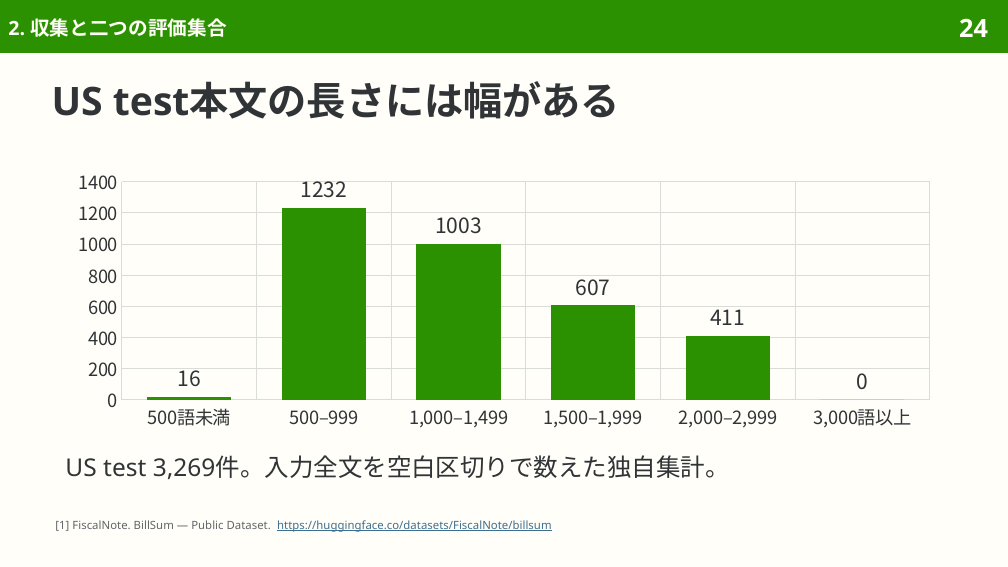
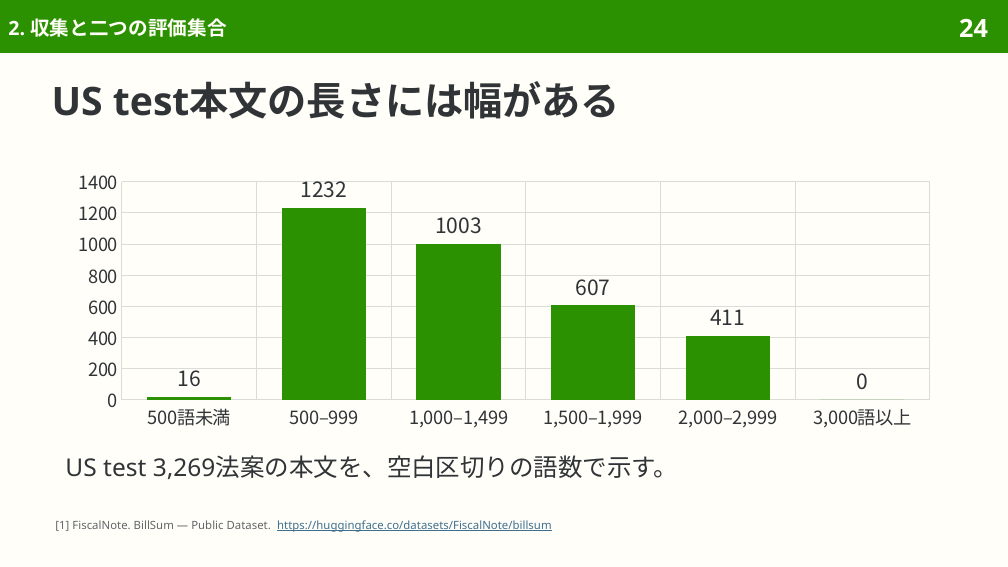
Before and after one commit to sasakiy84/datasets-in-10-minutes, a slide deck: slide 24 of slides/datasets-in-10-minutes-billsum.pptx. Drawn at 1008x567 pixels with LibreOffice and Linux fonts; fonts in the diff are those of the drawing. Boxes give left, top, right and bottom in pixels: in the first picture for what was removed or moved away, otherwise in the second. Text is boxed around its words. In the diff, an @@ line names an element or a change of style, - is before the commit and + after.

```diff
--- a/slides/datasets-in-10-minutes-billsum.pptx
+++ b/slides/datasets-in-10-minutes-billsum.pptx
@@ text at [65,455,679,479]: text changed @@
-US test 3,269件。入力全文を空白区切りで数えた独自集計。
+US test 3,269法案の本文を、空白区切りの語数で示す。
```
Also in this commit, not shown: 11 other slides changed, 5 slides removed, 48 other files.
